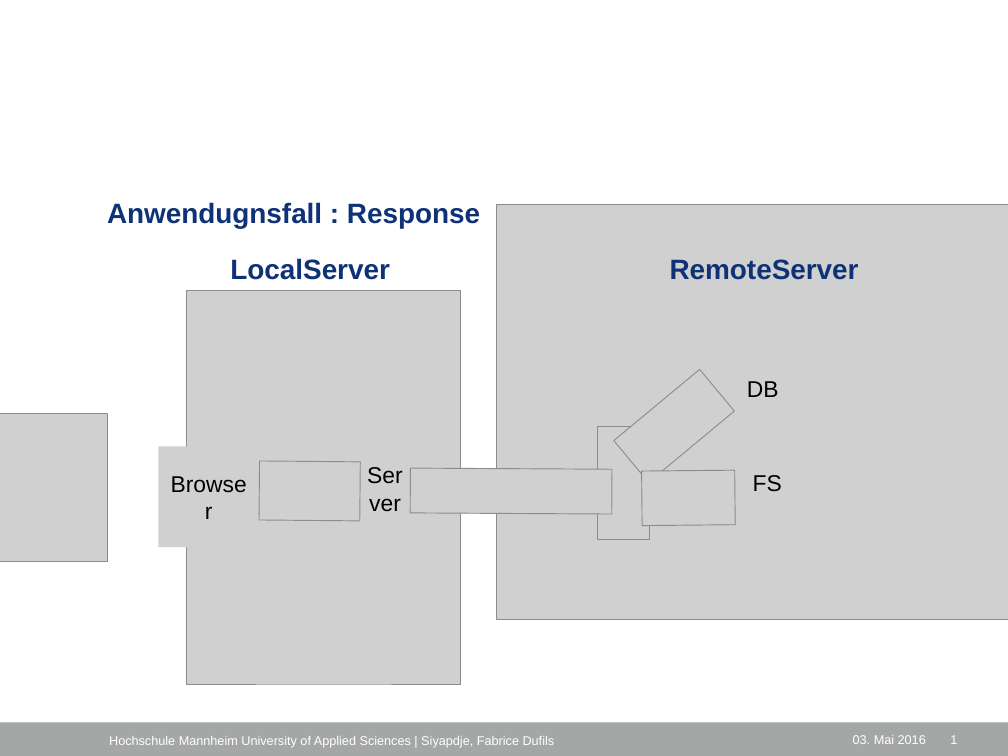
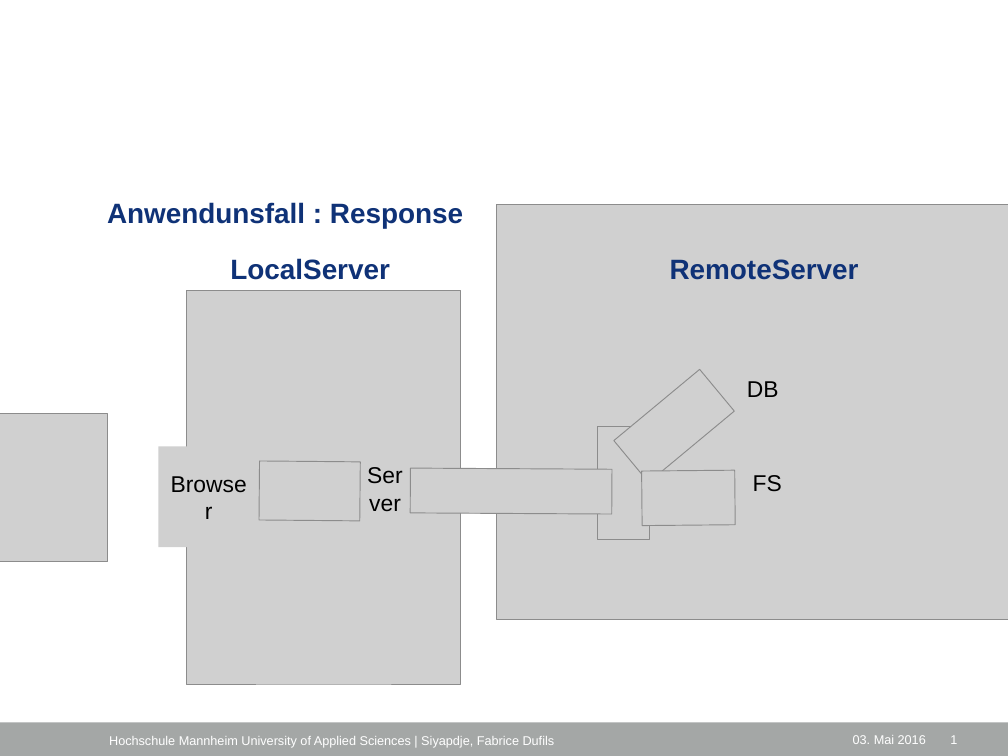
Before and after one commit to fab-du/documentations, a slide deck: slide 13 of vortrag/Untitled 1.odp. Drawn at 1008x756 pixels with LibreOffice and Linux fonts; fonts in the diff are those of the drawing; grey boxes stand for pictures; background and template pictures are left out. Boxes give left, top, right and bottom in pixels: in the first picture for what was removed or moved away, otherwise in the second. Text is boxed around its words. In the diff, an @@ line names an element or a change of style, - is before the commit and + after.

```diff
--- a/vortrag/Untitled 1.odp
+++ b/vortrag/Untitled 1.odp
@@ title at (107,202,463,228): text changed @@
-Anwendugnsfall : Response
+Anwendunsfall : Response
```
Also in this commit, not shown: 4 other slides changed, 10 slides added, 3 other files.
